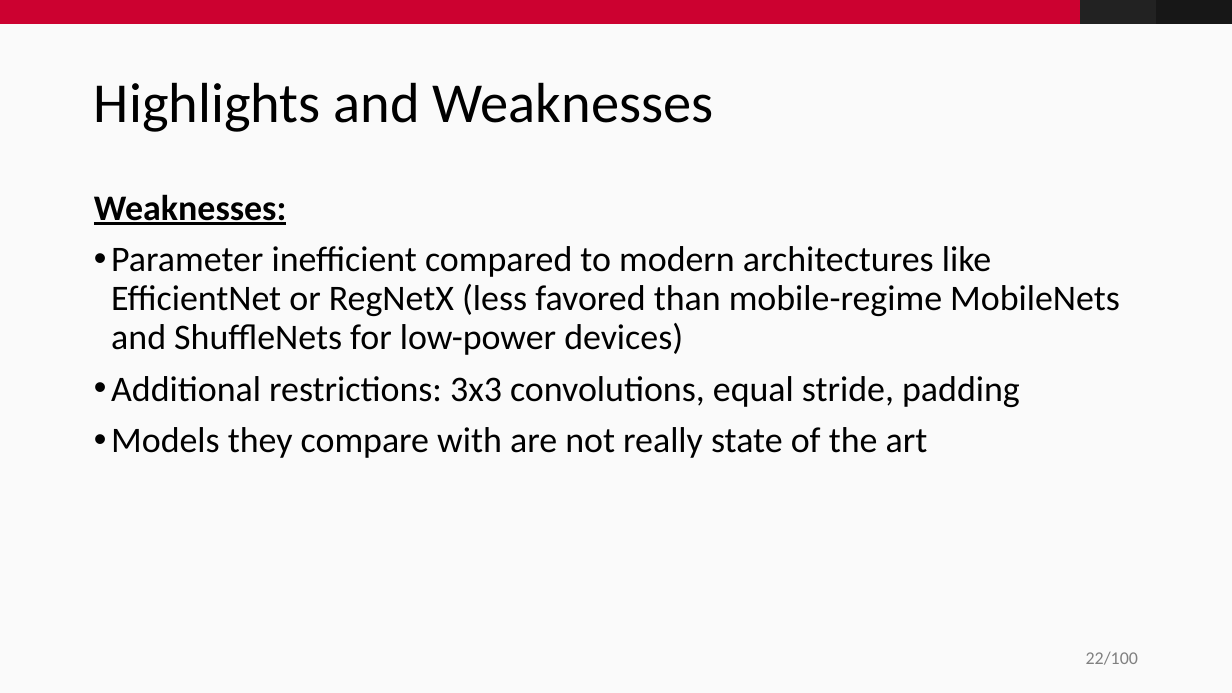
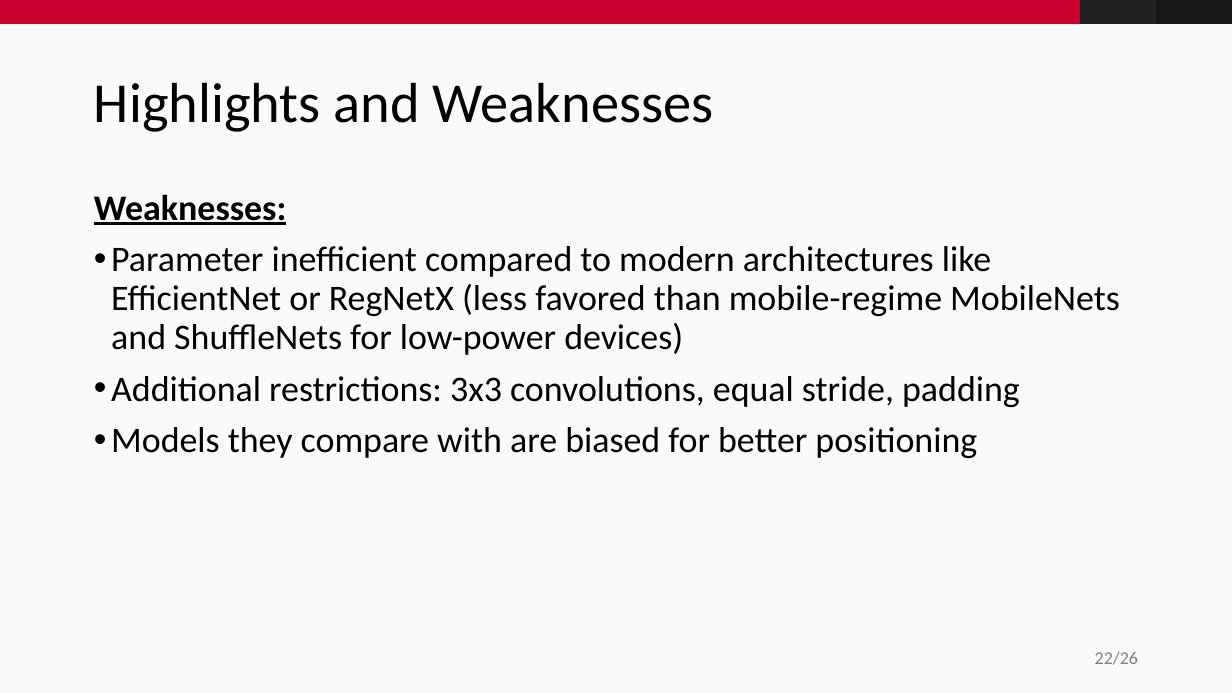
Before and after one commit to fidsusj/CVDL-Seminar, a slide deck: slide 22 of presentation/presentation.pptx. Drawn at 1232x693 pixels with LibreOffice and Linux fonts; fonts in the diff are those of the drawing; background and template pictures are left out. Boxes give left, top, right and bottom in pixels: in the first picture for what was removed or moved away, otherwise in the second. Text is boxed around its words. In the diff, an @@ line names an element or a change of style, - is before the commit and + after.

```diff
--- a/presentation/presentation.pptx
+++ b/presentation/presentation.pptx
@@ text at [111,427,977,458]: text changed @@
-• Models they compare with are not really state of the art
+• Models they compare with are biased for better positioning
@@ page number at [1095,652,1138,665]: text changed @@
-22/100
+22/26
```
Also in this commit, not shown: 4 other slides changed, 1 slide removed.
